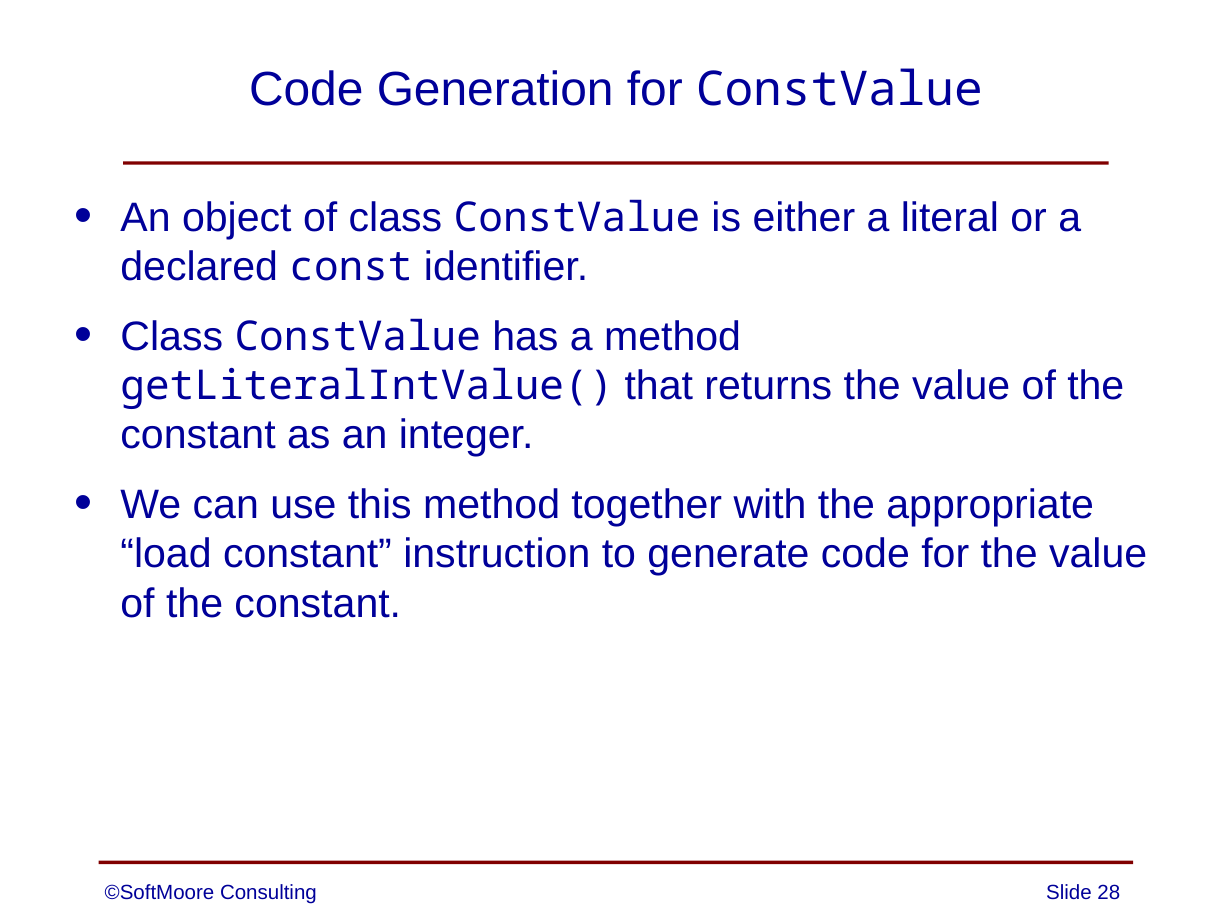
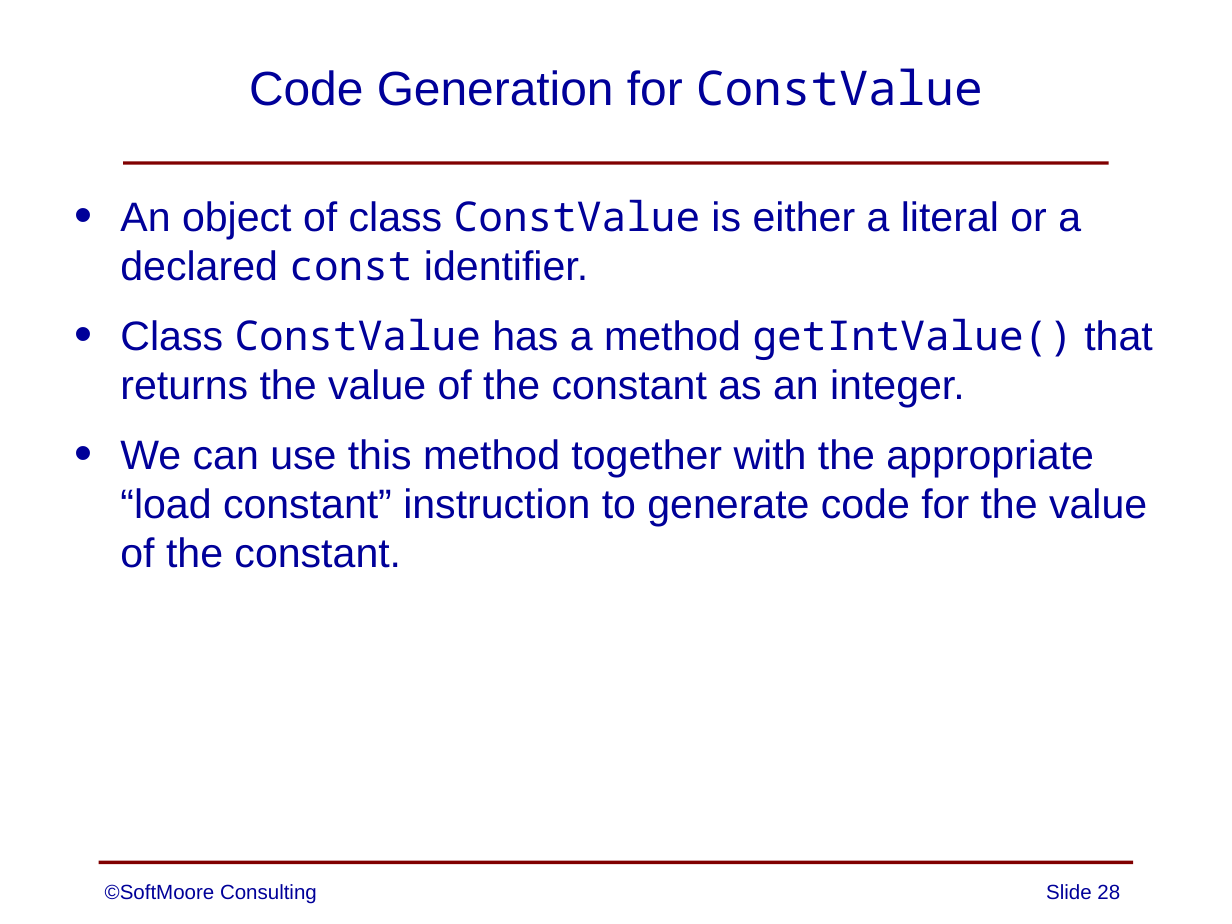
Before and after one commit to SoftMoore/CPRL-Java-3rd, a slide deck: slide 28 of PowerPoints/11 - Code Generation.pptx. Drawn at 1232x924 pixels with LibreOffice and Linux fonts; fonts in the diff are those of the drawing. Boxes give left, top, right and bottom in pixels: in the first picture for what was removed or moved away, otherwise in the second. Text is boxed around its words. In the diff, an @@ line names an element or a change of style, - is before the commit and + after.

```diff
--- a/PowerPoints/11 - Code Generation.pptx
+++ b/PowerPoints/11 - Code Generation.pptx
@@ text at (120,318,1152,407): text changed @@
-• Class ConstValue has a method getLiteralIntValue() that returns the value of the constant as an integer.
+• Class ConstValue has a method getIntValue() that returns the value of the constant as an integer.
```
Also in this commit, not shown: 1 other slide changed.
